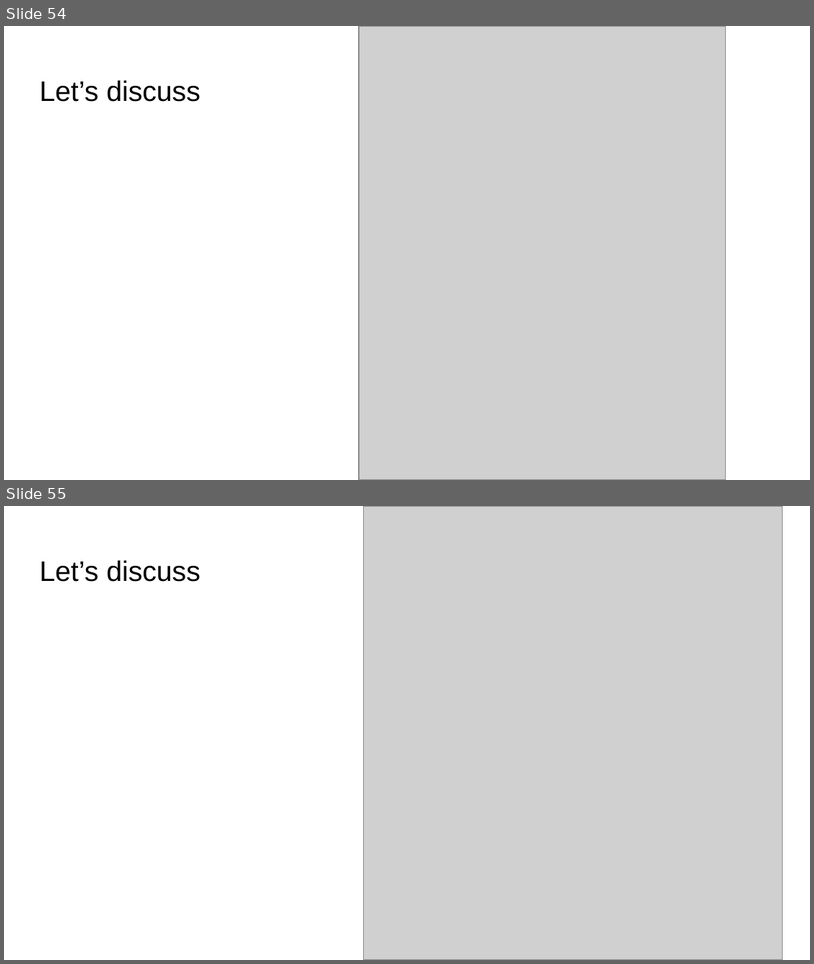
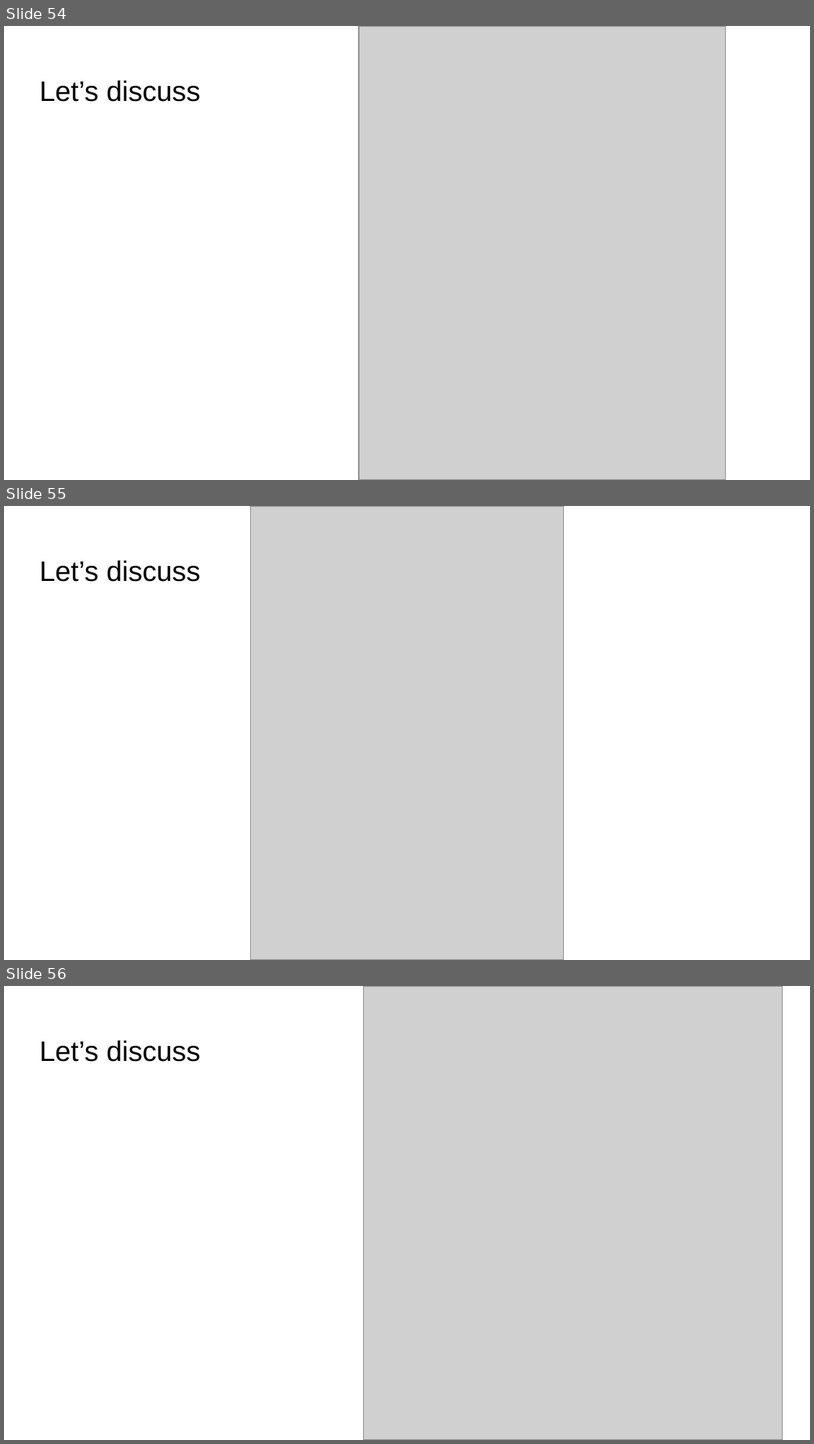
Before and after one commit to lu-harr/lu-harr.github.io, a slide deck: _pages/teaching/visualising_data.pptx. Shown one above the other, each under a label of ours: slides 54 and 55 before the commit, slides 54, 55 and 56 after it. The pictures are 814x964 and 814x1444 pixels, drawn with LibreOffice and Linux fonts; fonts in the diff are those of the drawing; grey boxes stand for pictures. Boxes give left, top, right and bottom in pixels: in the first picture for what was removed or moved away, otherwise in the second. Text is boxed around its words. In the diff, an @@ line names an element or a change of style, - is before the commit and + after.

```diff
--- a/_pages/teaching/visualising_data.pptx
+++ b/_pages/teaching/visualising_data.pptx
@@ slide 55 added at (4,506,810,960), background #FFFFFF @@
@@ picture added at (251,506,563,959) @@
@@ title added at (39,560,201,582), 25.2 pt, text #000000 @@
+Let’s discuss
@@ what was slide 55 is now slide 56 @@
```
Also in this commit, not shown: 1 slide changed, 7 other files.
